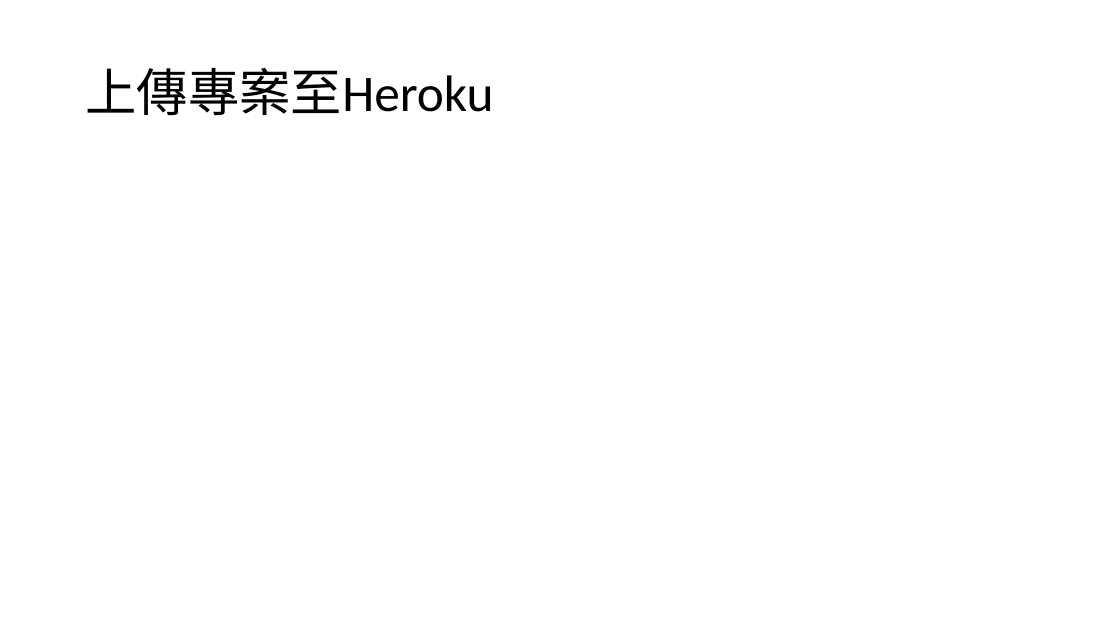
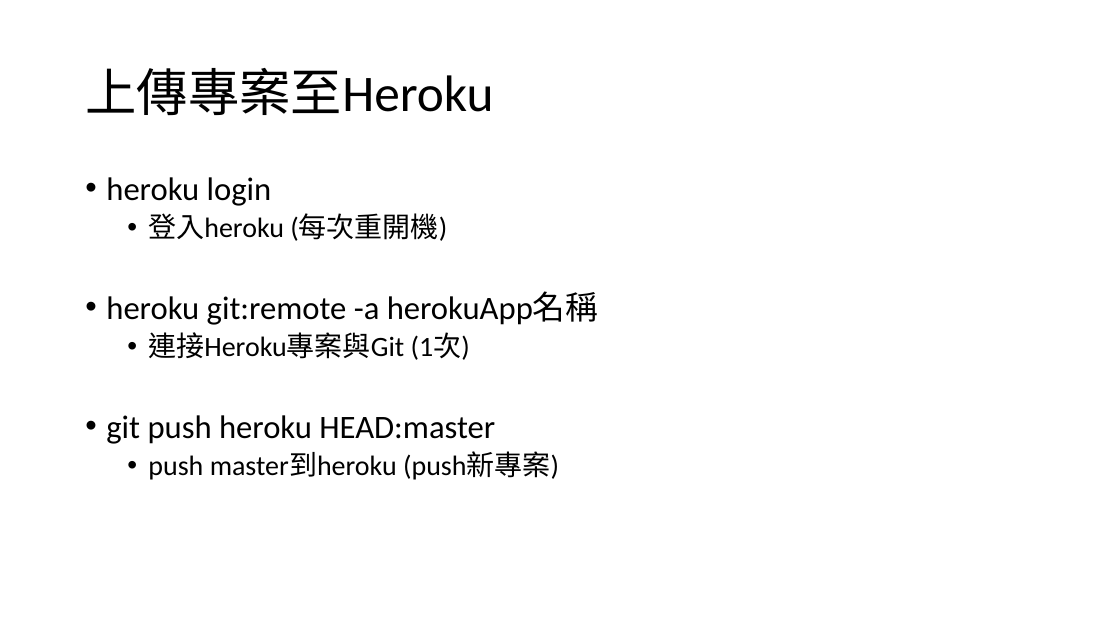
Before and after one commit to 106598065/ReactJSClass, a slide deck: slide 11 of React2627.pptx (slide 3 before the commit). Drawn at 1120x630 pixels with LibreOffice and Linux fonts; fonts in the diff are those of the drawing. Boxes give left, top, right and bottom in pixels: in the first picture for what was removed or moved away, otherwise in the second. Text is boxed around its words. In the diff, an @@ line names an element or a change of style, - is before the commit and + after.

```diff
--- a/React2627.pptx
+++ b/React2627.pptx
@@ text added at bbox=[106, 177, 598, 480], 28 pt, text #000000 @@
+• heroku login
+  • 登入heroku (每次重開機)
+• heroku git:remote -a herokuApp名稱
+  • 連接Heroku專案與Git (1次)
+• git push heroku HEAD:master
+  • push master到heroku (push新專案)
```
Also in this commit, not shown: 2 other slides changed, 10 slides added, 1 slide removed, 2 other files.
